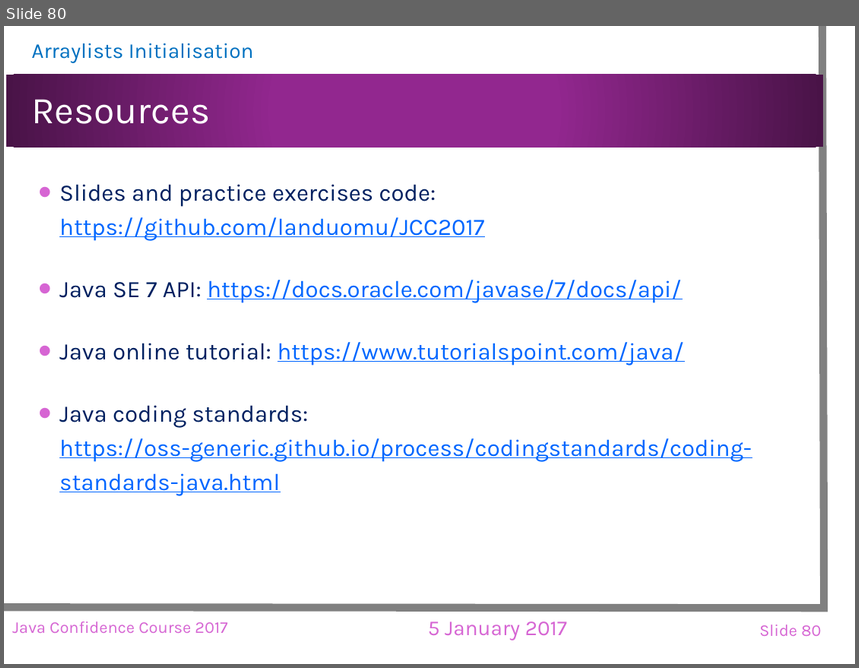
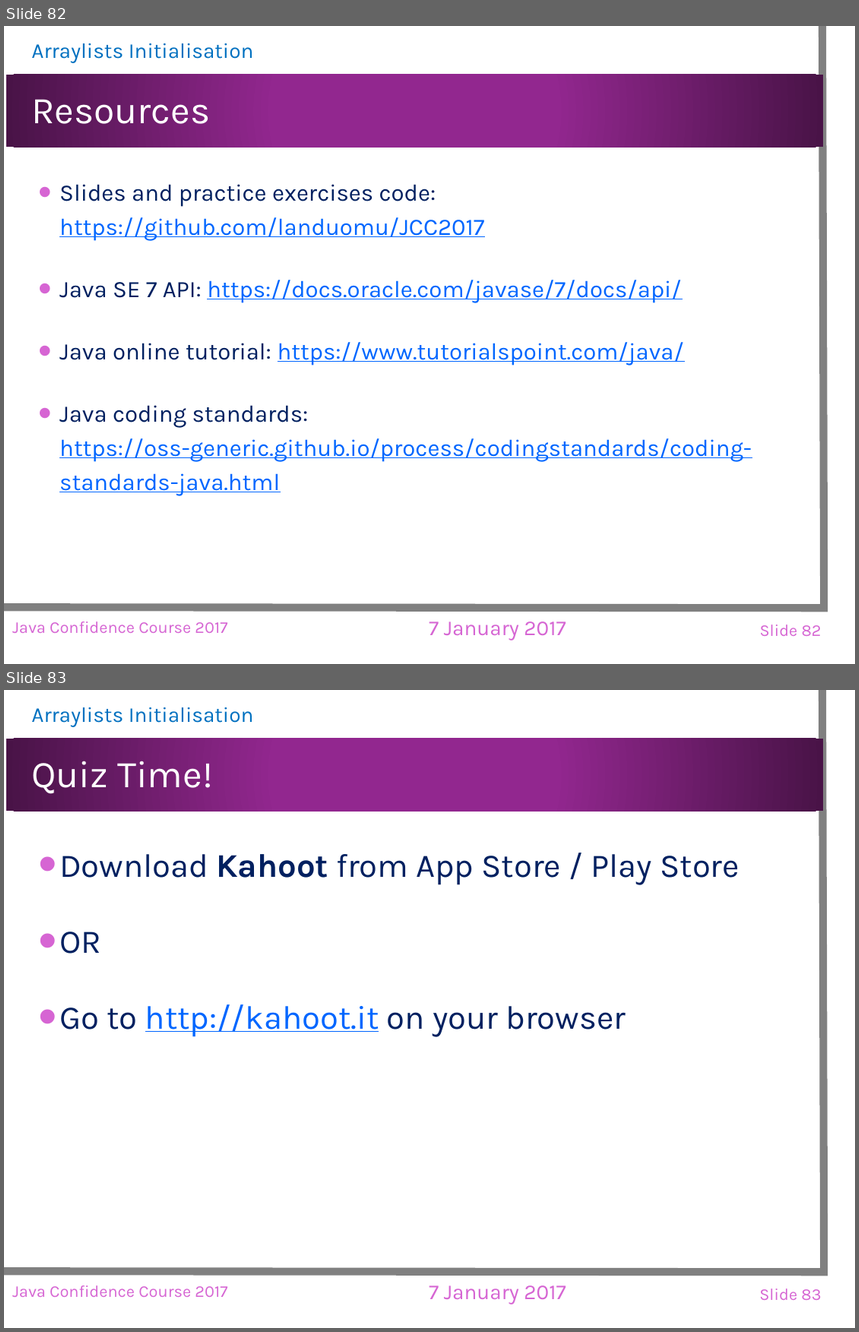
Before and after one commit to landuomu/JCC2017, a slide deck: Slides/JCC2017.pptx. Shown one above the other, each under a label of ours: slide 80 before the commit, slides 82 and 83 after it. The pictures are 859x668 and 859x1332 pixels, drawn with LibreOffice and Linux fonts; fonts in the diff are those of the drawing; background and template pictures are left out. Boxes give left, top, right and bottom in pixels: in the first picture for what was removed or moved away, otherwise in the second. Text is boxed around its words. In the diff, an @@ line names an element or a change of style, - is before the commit and + after.

```diff
--- a/Slides/JCC2017.pptx
+++ b/Slides/JCC2017.pptx
@@ slide 83 added at <box>4,690,855,1328</box>, background picture (left out); not listed: 4 template elements that a slide beside it also shows @@
@@ title added at <box>31,761,213,794</box>, 32 pt, text #FFFFFF @@
+Quiz Time!
@@ text added at <box>59,854,740,1037</box>, 28 pt, text #002060 @@
+• Download Kahoot from App Store / Play Store
+• OR
+• Go to http://kahoot.it on your browser
@@ text added at <box>12,1286,227,1297</box>, 14 pt, text #D665D3 @@
+Java Confidence Course 2017
@@ text added at <box>429,1286,566,1304</box>, 18 pt, text #D665D3 @@
+7 January 2017
@@ page number added at <box>759,1289,821,1300</box>, 14 pt, text #D665D3 @@
+Slide 83
@@ what was slide 80 is now slide 82 @@
@@ slide 82 changed as well @@
@@ text at <box>429,622,566,640</box>: text changed @@
-5 January 2017
+7 January 2017
@@ page number at <box>760,625,822,636</box>: text changed @@
-Slide 80
+Slide 82
```
Also in this commit, not shown: 78 other slides changed, 2 other slides added.
